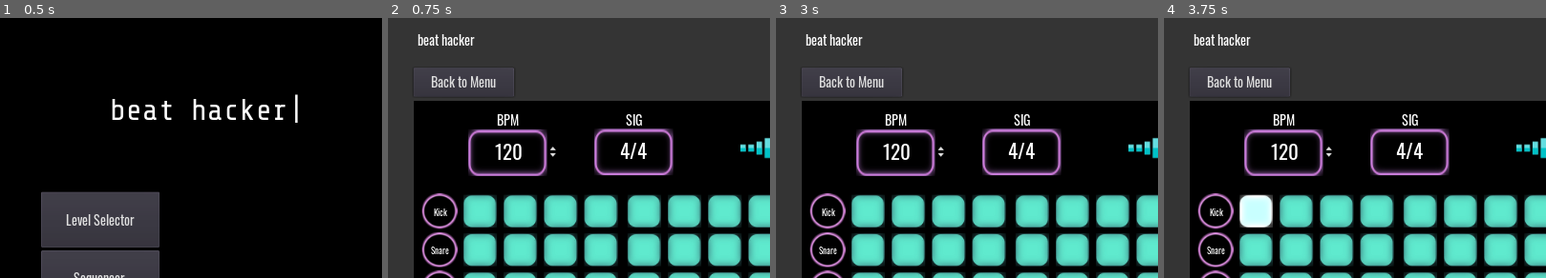
Above: before the commit, frames 1-4 (left to right).
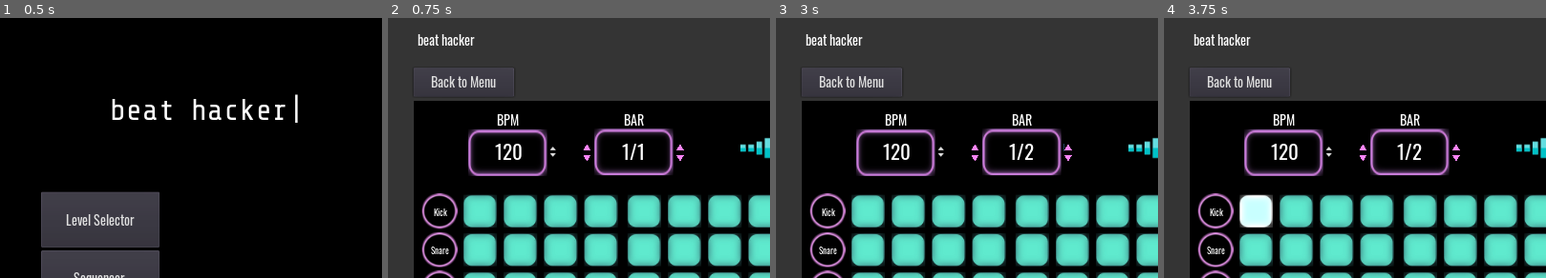
Above: after the commit, the same moments.

Repository: mdructor/beat_hacker
Game: Godot game, scene res://Assets/Scenes/MainMenu.tscn
Same seed, same stepped clock (60 frames per second), same inputs: the game is played once before the commit and once after it.
Inputs (mouse positions are % of the whole screen's width and height, from its top left):
- Up to frame 1 (0.5 s): no input
- Up to frame 2 (0.75 s): click "Sequencer" at 0.5 s
- Up to frame 3 (3 s): click "Clear" at 1.25 s; click (26, 25) at 2.02 s; click (38, 25) at 2.77 s
- Up to frame 4 (3.75 s): click (12, 37) at 3.52 s
The pictures show only the part of the screen within x 0-50%, y 0-50%; the shares and areas given below are measured in that part.

Frame 1 is identical in both runs. In frame 2, 0.5% of the frame differs, in the area x 51-78%, y 36-55%; in frame 3, 0.5%; in frame 4, 0.5%.

Commit message:
Add lots of code towards multibar support
A lot of refactoring had to be done, etc

Diff:
--- a/Assets/Scenes/Sequencer.tscn
+++ b/Assets/Scenes/Sequencer.tscn
@@ -6,9 +6,11 @@
 [ext_resource path="res://Assets/Fonts/oswald_top_ui.tres" type="DynamicFont" id=4]
 [ext_resource path="res://Assets/Images/pink_rectangle.png" type="Texture" id=5]
 [ext_resource path="res://Assets/Fonts/oswald_bpm.tres" type="DynamicFont" id=6]
-[ext_resource path="res://Assets/Images/soundwave.png" type="Texture" id=7]
-[ext_resource path="res://Assets/Images/rythm.png" type="Texture" id=8]
-[ext_resource path="res://Assets/Images/rythmw.png" type="Texture" id=9]
+[ext_resource path="res://Assets/Images/uparrow.png" type="Texture" id=7]
+[ext_resource path="res://Assets/Images/downarrow.png" type="Texture" id=8]
+[ext_resource path="res://Assets/Images/soundwave.png" type="Texture" id=9]
+[ext_resource path="res://Assets/Images/rythm.png" type="Texture" id=10]
+[ext_resource path="res://Assets/Images/rythmw.png" type="Texture" id=11]
 
 [sub_resource type="StyleBoxEmpty" id=1]
 
@@ -544,19 +546,19 @@
 }
 
 [node name="TimSigLabel" type="Label" parent="."]
-margin_left = 283.0
+margin_left = 281.0
 margin_top = 12.0
-margin_right = 306.0
+margin_right = 308.0
 margin_bottom = 40.0
 custom_fonts/font = ExtResource( 4 )
-text = "SIG"
+text = "BAR"
 align = 1
 valign = 1
 __meta__ = {
 "_edit_use_anchors_": false
 }
 
-[node name="TimSigRect" type="TextureRect" parent="."]
+[node name="BarRect" type="TextureRect" parent="."]
 margin_left = 239.0
 margin_top = 34.7723
 margin_right = 349.0
@@ -567,25 +569,57 @@
 "_edit_use_anchors_": false
 }
 
-[node name="TimeSigText" type="Label" parent="TimSigRect"]
+[node name="BarText" type="Label" parent="BarRect"]
 margin_left = 36.0
-margin_top = 11.0
+margin_top = 12.0
 margin_right = 74.0
-margin_bottom = 54.0
+margin_bottom = 55.0
 custom_fonts/font = ExtResource( 6 )
-text = "4/4"
+text = "1/1"
 align = 1
 valign = 1
 __meta__ = {
 "_edit_use_anchors_": false
 }
+
+[node name="CurBarUp" type="ToolButton" parent="BarRect"]
+margin_left = -13.0
+margin_top = 23.0
+margin_right = 99.0
+margin_bottom = 131.0
+rect_scale = Vector2( 0.1, 0.1 )
+icon = ExtResource( 7 )
+
+[node name="TotBarUp" type="ToolButton" parent="BarRect"]
+margin_left = 112.0
+margin_top = 23.0
+margin_right = 224.0
+margin_bottom = 131.0
+rect_scale = Vector2( 0.1, 0.1 )
+icon = ExtResource( 7 )
+
+[node name="CurBarDwn" type="ToolButton" parent="BarRect"]
+margin_left = -13.0
+margin_top = 37.0
+margin_right = 99.0
+margin_bottom = 145.0
+rect_scale = Vector2( 0.1, 0.1 )
+icon = ExtResource( 8 )
+
+[node name="TotBarDwn" type="ToolButton" parent="BarRect"]
+margin_left = 112.0
+margin_top = 37.0
+margin_right = 224.0
+margin_bottom = 145.0
+rect_scale = Vector2( 0.1, 0.1 )
+icon = ExtResource( 8 )
 
 [node name="TextureRect2" type="TextureRect" parent="."]
 margin_left = 437.046
 margin_top = 0.35011
 margin_right = 565.046
 margin_bottom = 128.35
-texture = ExtResource( 7 )
+texture = ExtResource( 9 )
 __meta__ = {
 "_edit_use_anchors_": false
 }
@@ -605,10 +639,14 @@
 margin_bottom = 60.1053
 hint_tooltip = "Metronome On/Off"
 toggle_mode = true
-texture_normal = ExtResource( 8 )
-texture_pressed = ExtResource( 9 )
+texture_normal = ExtResource( 10 )
+texture_pressed = ExtResource( 11 )
 expand = true
 [connection signal="pressed" from="PlayButton" to="." method="_on_PlayButton_pressed"]
 [connection signal="pressed" from="ClearButton" to="." method="_on_ClearButton_pressed"]
 [connection signal="value_changed" from="BpmRect/BPMSpinner" to="." method="_on_BPMSpinner_value_changed"]
+[connection signal="pressed" from="BarRect/CurBarUp" to="." method="_on_CurBarUp_pressed"]
+[connection signal="pressed" from="BarRect/TotBarUp" to="." method="_on_TotBarUp_pressed"]
+[connection signal="pressed" from="BarRect/CurBarDwn" to="." method="_on_CurBarDwn_pressed"]
+[connection signal="pressed" from="BarRect/TotBarDwn" to="." method="_on_TotBarDwn_pressed"]
 [connection signal="toggled" from="TextureRect/MetronomeToggle" to="." method="_on_MetronomeToggle_toggled"]
--- a/Assets/Scripts/SequenceButton.gd
+++ b/Assets/Scripts/SequenceButton.gd
@@ -7,56 +7,60 @@
 
 var _isEnabled = true
 
-var _isChecked = [false, false]
-var _isSplit = false
+var state = load("res://Assets/Scripts/SequenceButtonState.gd").new()
 
 func _ready():
 	get_node("PopupMenu").add_check_item("Split")
 
 func _on_MainButton_pressed():
-	if (_isChecked[0]):
-		get_node("MainButton").texture_normal = _blueSquare
-	else:
-		get_node("MainButton").texture_normal = _blueSquareDown
-	_isChecked[0] = !_isChecked[0]
-
+	state.state[0] = !state.state[0]
+	updateView()
 
 func check(on):
 	if on:
-		_isChecked[0] = true
+		state.state[0] = true
+		if state._isSplit:
+			state.state[1] = true
+	else:
+		state.state[0] = false
+		if state.isSplit:
+			state.state[1] = false
+	updateView()
+
+func setStateAndUpdateView(state):
+	self.state = state
+	updateView()
+
+func updateView():
+	if state.isSplit:
+		get_node("MainButton").rect_scale = Vector2(0.5, 1)
+		get_node("SplitButton").show()
+		get_node("PopupMenu").set_item_checked(0, true)
+	else:
+		get_node("MainButton").rect_scale = Vector2(1, 1)
+		get_node("SplitButton").hide()
+		get_node("PopupMenu").set_item_checked(0, false)
+	if (state.state[0]):
 		get_node("MainButton").texture_normal = _blueSquareDown
-		if _isSplit:
-			_isChecked[1] = true
-			get_node("SplitButton").texture_normal = _blueSquareDown
 	else:
-		_isChecked[0] = false
 		get_node("MainButton").texture_normal = _blueSquare
-		if _isSplit:
-			_isChecked[1] = false
-			get_node("SplitButton").texture_normal = _blueSquare
-
-func set_state(state):
-	_isEnabled = state
+	if (state.state[1]):
+		get_node("SplitButton").texture_normal = _blueSquareDown
+	else:
+		get_node("SplitButton").texture_normal = _blueSquare
 
 func _light_up(flag):
 	if (flag):
-		if (_isChecked[0]):
+		if (state.state[0]):
 			get_node("MainButton").texture_normal = _pinkSquare
 		else:
 			get_node("MainButton").texture_normal = _purpleSquare
-		if (_isChecked[1]):
+		if (state.state[1]):
 			get_node("SplitButton").texture_normal = _pinkSquare
 		else:
 			get_node("SplitButton").texture_normal = _purpleSquare
 	else:
-		if (_isChecked[0]):
-			get_node("MainButton").texture_normal = _blueSquareDown
-		else:
-			get_node("MainButton").texture_normal = _blueSquare
-		if (_isChecked[1]):
-			get_node("SplitButton").texture_normal = _blueSquareDown
-		else:
-			get_node("SplitButton").texture_normal = _blueSquare
+		updateView()
 
 
 func _on_SequenceButton_gui_input(event):
@@ -78,23 +82,13 @@
 
 func _on_PopupMenu_index_pressed(index):
 	if get_node("PopupMenu").is_item_checked(index):
-		_isSplit = false
-		_isChecked[1] = false
-		get_node("SplitButton").texture_normal = _blueSquare
-		get_node("PopupMenu").set_item_checked(index, false)
-		get_node("MainButton").rect_scale = Vector2(1,1)
-		get_node("SplitButton").hide()
+		state.isSplit = false
+		state.state[1] = false
+		updateView()
 	else:
-		get_node("PopupMenu").set_item_checked(index, true)
-		get_node("MainButton").rect_scale = Vector2(0.5, 1)
-		_isSplit = true
-		if _isChecked[1]:
-			get_node("SplitButton").texture_normal = _blueSquareDown
-		get_node("SplitButton").show()
+		state.isSplit = true
+		updateView()
 
 func _on_SplitButton_pressed():
-	if (_isChecked[1]):
-		get_node("SplitButton").texture_normal = _blueSquare
-	else:
-		get_node("SplitButton").texture_normal = _blueSquareDown
-	_isChecked[1] = !_isChecked[1]
+	state.state[1] = !state.state[1]
+	updateView()
--- /dev/null
+++ b/Assets/Scripts/SequenceButtonState.gd
@@ -0,0 +1,6 @@
+var isSplit
+var state
+
+func _init():
+	self.isSplit = false
+	self.state = [false, false]
--- a/Assets/Scripts/Sequencer.gd
+++ b/Assets/Scripts/Sequencer.gd
@@ -1,19 +1,27 @@
 extends ColorRect
 
-var _TOTAL_TICKS = 32 # TOTAL NUMBER OF TICKS PER BAR (32nd notes)
-
-var _bpm = 120
-var _isPlaying = false
-var _timer = false
-var _tickCount = 0
-var _metronomeOn = false # Flag for metronome toggle
+var _TICKS_PER_BAR = 32    # (32nd notes)
+var _MAX_BARS = 4        # Maximum number of bars available to user
 
 var _lvl = null
 
-var _sampleButtons = []
-var _sequenceButtons = []
+var _bpm = 120            # Current beats per minute
+var _isPlaying = false    # State for if the sequencer is current playing back beat
+var _timer = false        # Timer for ticks
+var _tickCount = 0        # Current tick while playing
+var _metronomeOn = false  # Flag for metronome toggle
+
+var _currentBar = 1       # Current bar being viewed in the sequencer
+var _totalBars = 1        # Total bars selected by user range of [1 - _MAX_BARS]
+
+var _sampleButtons = []   # Array of Sample Buttons on sequencer
+var _sequenceButtons = [] # Array of touch buttons on sequencer
+
+var SequenceButtonState = load("res://Assets/Scripts/SequenceButtonState.gd")
+var _sequenceButtonState = []     # 2d array [sample index][button index]
 
 func _ready():
+
 	var sampleButton = preload("res://Assets/Scenes/SampleButton.tscn")
 	var sequenceButton = preload("res://Assets/Scenes/SequenceButton.tscn")
 
@@ -26,7 +34,7 @@
 
 		_sequenceButtons.append([])
 		var x = 64.0
-		for j in range(_TOTAL_TICKS / 2):
+		for j in range(_TICKS_PER_BAR / 2):
 			var seq_instance = sequenceButton.instance()
 			seq_instance.set_position(Vector2(x, y))
 			_sequenceButtons[i].append(seq_instance)
@@ -37,11 +45,19 @@
 		y += 52
 
 	initialize_sample_buttons()
+	initialize_sequence_state()
 
 func _input(event):
-	for i in range(1, 9):
-		if event.is_action_pressed("sample" + str(i)):
-			_sampleButtons[i-1].playSample()
+	if event is InputEventKey:
+		for i in range(1, 9):
+			if event.is_action_pressed("sample" + str(i)):
+				_sampleButtons[i-1].playSample()
+
+func initialize_sequence_state():
+	for i in range(8):
+		_sequenceButtonState.append([])
+		for j in range(_TICKS_PER_BAR / 2 * _MAX_BARS):
+			_sequenceButtonState[i].append(SequenceButtonState.new())
 
 func initialize_sample_buttons():
 	_sampleButtons[0].initialize("Kick", "808-Kick")
@@ -78,20 +94,20 @@
 
 func _on_play_tick():
 	for i in range(8):
-		_sequenceButtons[i][_tickCount/2]._light_up(true)
-
-		if _tickCount == 0:
+		_sequenceButtons[i][(_tickCount % _TICKS_PER_BAR) /2]._light_up(true)
+
+		if _tickCount % 16 == 0:
 			_sequenceButtons[i][15]._light_up(false)
 		else:
-			_sequenceButtons[i][_tickCount/2-1]._light_up(false)
-
-		if _sequenceButtons[i][_tickCount/2]._isChecked[_tickCount%2]:
+			_sequenceButtons[i][(_tickCount % _TICKS_PER_BAR) / 2 - 1]._light_up(false)
+
+		if _sequenceButtons[i][(_tickCount % _TICKS_PER_BAR) / 2].state.state[_tickCount%2]:
 			_sampleButtons[i]._on_SampleButton_pressed()
 
-	if (_tickCount % 8 == 0 && _metronomeOn == true):
+	if _tickCount % 8 == 0 && _metronomeOn == true:
 		get_node("SampleStreamer/Metronome").play()
 
-	if (_tickCount == _TOTAL_TICKS-1):
+	if _tickCount == _TICKS_PER_BAR * _totalBars -1:
 		_tickCount = 0
 	else:
 		_tickCount += 1
@@ -111,7 +127,7 @@
 
 func set_bpm(bpm):
 	_bpm = bpm
-	find_node("BpmRect").find_node("BPMSpinner").get_line_edit().set_text(str(_bpm))
+	find_node("BpmRect/BPMSpinner").get_line_edit().set_text(str(_bpm))
 
 func playLevelSequence(lvl):
 	_lvl = lvl
@@ -151,7 +167,7 @@
 			if j == coords:
 				_sampleButtons[i]._on_SampleButton_pressed()
 
-	if (_tickCount == _TOTAL_TICKS-1):
+	if _tickCount == _TICKS_PER_BAR-1:
 		_tickCount = -1
 	elif _tickCount == -1:
 		_timer.stop()
@@ -161,9 +177,41 @@
 		_tickCount += 1
 
 
+
 func _on_BPMSpinner_value_changed(value):
 	_bpm = value
 
-
 func _on_MetronomeToggle_toggled(button_pressed):
 	_metronomeOn = button_pressed
+
+func updateBarText():
+	get_node("BarRect/BarText").text = str(_currentBar) + "/" + str(_totalBars)
+
+func updateSequencerButtons(): # NOPE NOPE NOPE TODO
+	pass
+
+func _on_TotBarUp_pressed():
+	if _totalBars == _MAX_BARS:
+		return
+	_totalBars += 1
+	updateBarText()
+
+func _on_TotBarDwn_pressed():
+	if _totalBars == 1:
+		return
+	_totalBars -= 1
+	if _currentBar > _totalBars:
+		_currentBar = _totalBars
+	updateBarText()
+
+func _on_CurBarDwn_pressed():
+	if _currentBar == 1:
+		return
+	_currentBar -= 1
+	updateBarText()
+
+func _on_CurBarUp_pressed():
+	if _currentBar == _totalBars:
+		return
+	_currentBar += 1
+	updateBarText()
Binary file added: Assets/Images/downarrow.png
Not shown, added: Assets/Images/downarrow.png.import
Binary file added: Assets/Images/uparrow.png
Not shown, added: Assets/Images/uparrow.png.import
Not shown: 1 places in Assets/Scenes/Sequencer.tscn that only renumber resources
